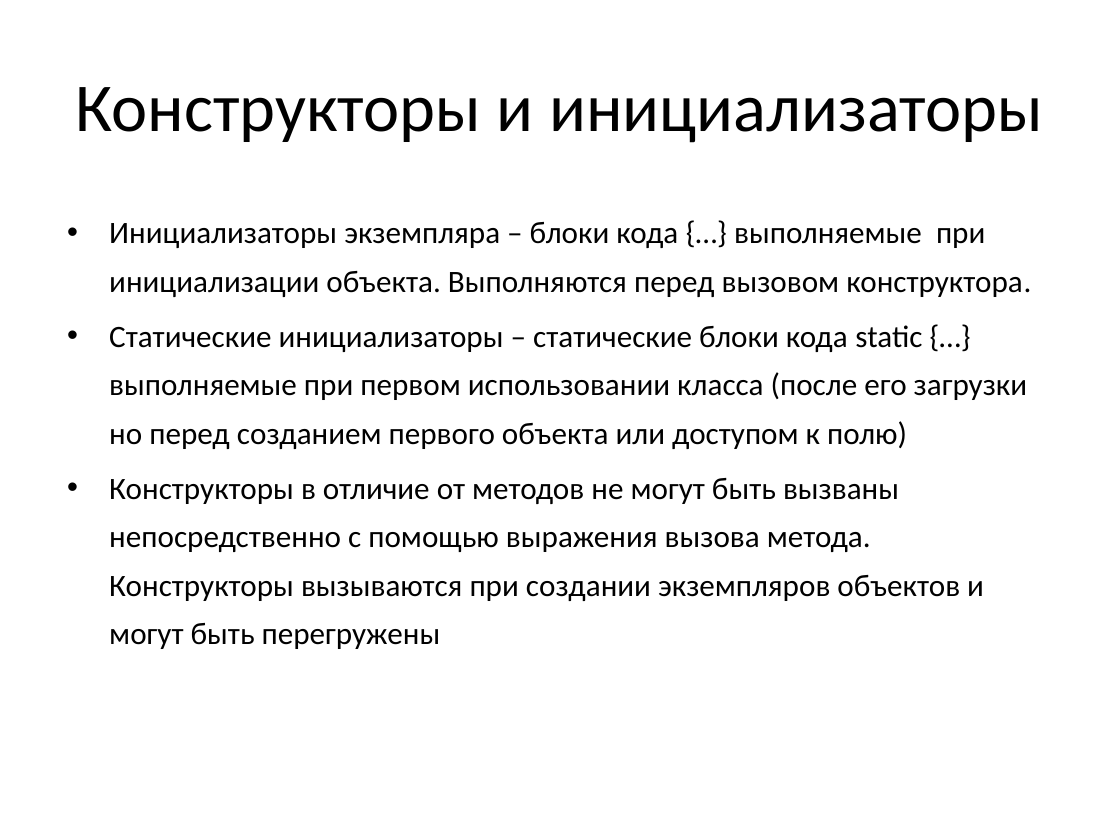
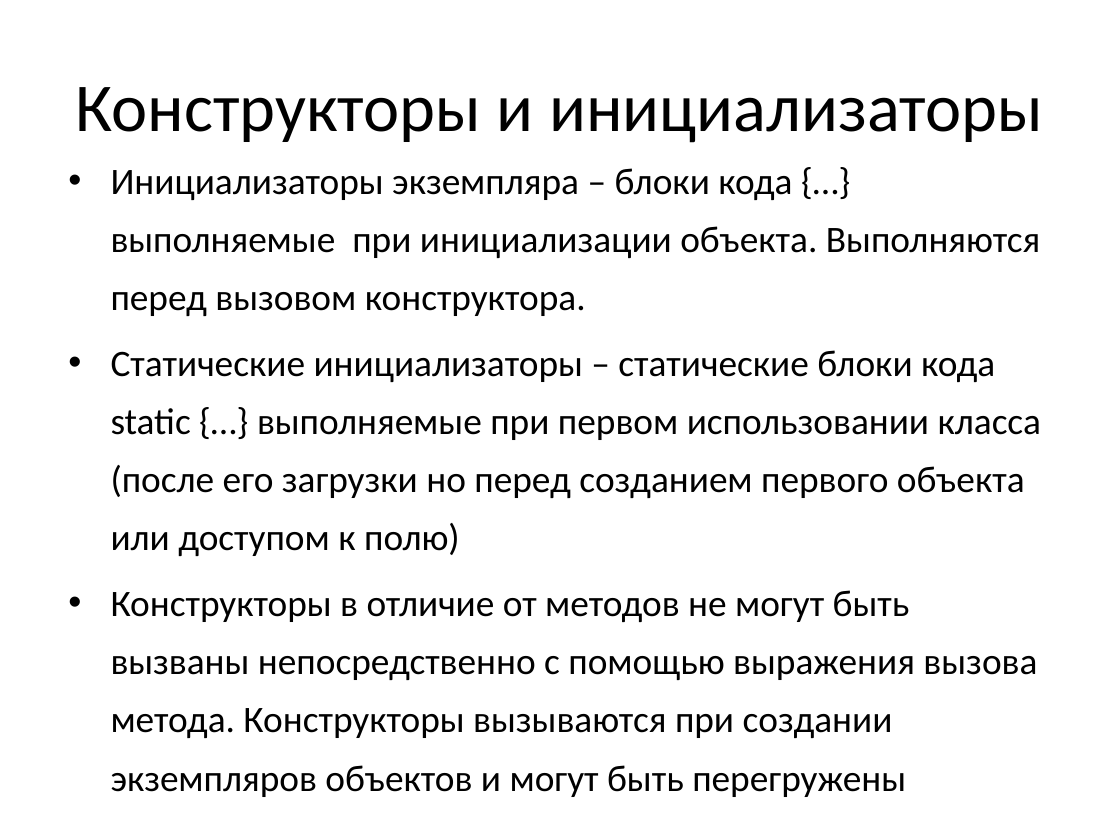
Before and after one commit to a-vodka/java, a slide deck: slide 16 of java-lc3.pptx. Drawn at 1120x840 pixels with LibreOffice and Linux fonts; fonts in the diff are those of the drawing; background and template pictures are left out. Boxes give left, top, right and bottom in pixels: in the first picture for what was removed or moved away, otherwise in the second. Text is boxed around its words. In the diff, an @@ line names an element or a change of style, - is before the commit and + after.

```diff
--- a/java-lc3.pptx
+++ b/java-lc3.pptx
@@ text "Инициализаторы экземпляра – блоки кода ...": place and size @@
-text "Инициализаторы экземпляра – блоки кода ..." at [109, 222, 1031, 649]
+text "Инициализаторы экземпляра – блоки кода ..." at [111, 168, 1041, 792]
@@ text "Инициализаторы экземпляра – блоки кода ..." at [111, 168, 1041, 792]: size 20 to 24 pt @@
```
Also in this commit, not shown: 8 other slides changed, 2 other files.
